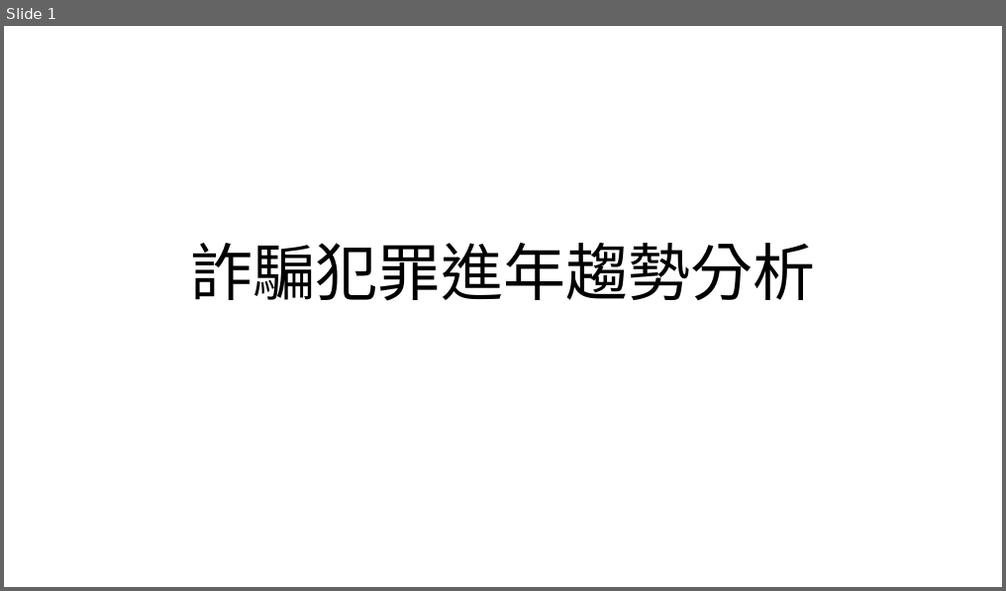
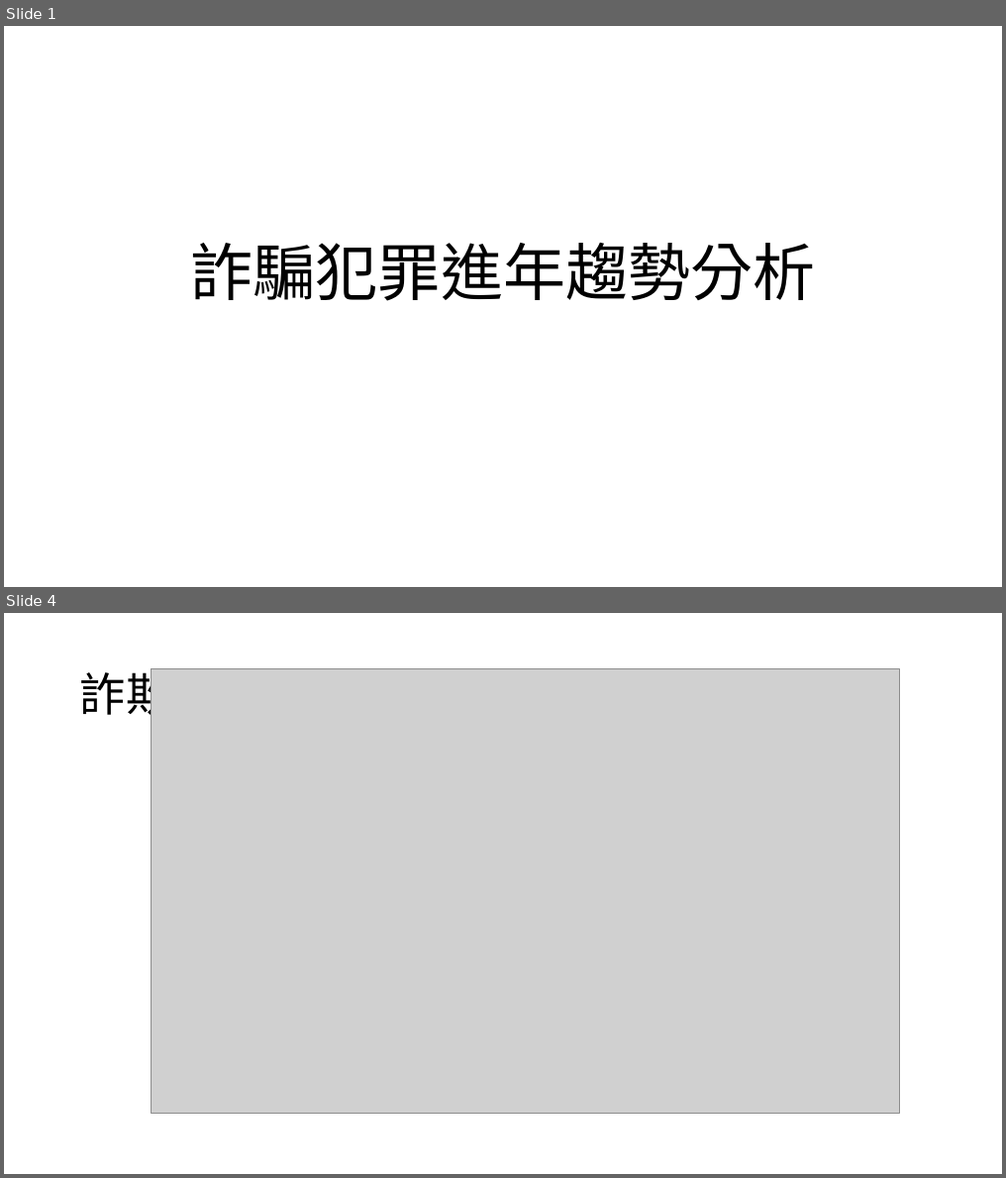
Before and after one commit to yihua0988/-2025-7-29-, a slide deck: ppt/詐騙犯罪進年趨勢分析.pptx. Shown one above the other, each under a label of ours: slide 1 before the commit, slides 1 and 4 after it; the slides between them are not shown. The pictures are 1006x591 and 1006x1178 pixels, drawn with LibreOffice and Linux fonts; fonts in the diff are those of the drawing; grey boxes stand for pictures. Boxes give left, top, right and bottom in pixels: in the first picture for what was removed or moved away, otherwise in the second. Text is boxed around its words. In the diff, an @@ line names an element or a change of style, - is before the commit and + after.

```diff
--- a/ppt/詐騙犯罪進年趨勢分析.pptx
+++ b/ppt/詐騙犯罪進年趨勢分析.pptx
@@ slide 4 added at box(4, 613, 1002, 1174), background #FFFFFF @@
@@ title added at box(80, 664, 374, 723), 44 pt, text #000000 @@
+詐欺 依據 年度
@@ picture added at box(152, 668, 900, 1113) @@
```
Also in this commit, not shown: 1 other slide added, 2 slides removed, 1 other file.
